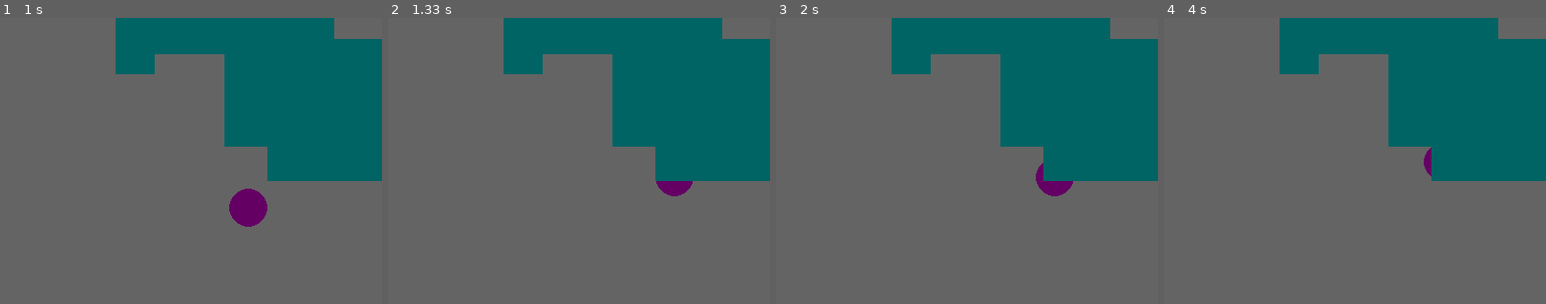
Above: before the commit, frames 1-4 (left to right).
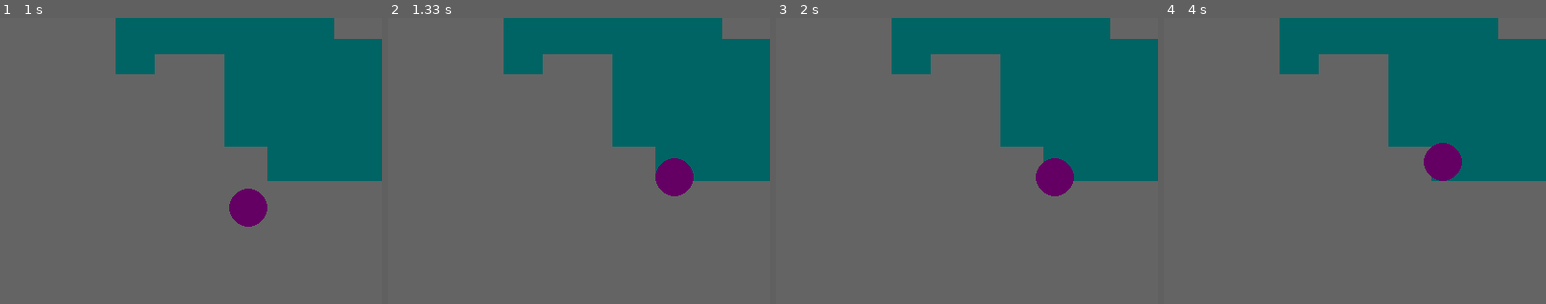
Above: after the commit, the same moments.

Repository: djnyc/pygame-intro
Game: pygame game, started from python-platform.py
Same seed, same stepped clock (60 frames per second), same inputs: the game is played once before the commit and once after it.
Inputs:
- Up to frame 1 (1 s): hold Right 0.33-0.8 s; hold Up from 0.83 s (still down)
- Up to frame 2 (1.33 s): release Up at 1.13 s; hold Right from 1.17 s (still down)
- Up to frame 3 (2 s): release Right at 1.63 s; hold Left from 1.67 s (still down)
- Up to frame 4 (4 s): release Left at 2.2 s; hold Down 2.23-2.53 s; hold Left 2.57-2.97 s; hold Up 3-3.37 s; hold Right from 3.4 s (still down)
The pictures show only the part of the screen within x 32-82%, y 10-60%; the shares and areas given below are measured in that part.

Frame 1 is identical in both runs. In frame 2, 0.6% of the frame differs, in the area x 70-80%, y 49-57%; in frame 3, 0.5%; in frame 4, 0.9%, in the area x 70-78%, y 43-57%.

Commit message:
Player as an object

Diff:
--- a/python-platform.py
+++ b/python-platform.py
@@ -14,13 +14,25 @@
             pygame.draw.rect(screen, (0, 100, 100), pygame.Rect(self.x, self.y, self.w, self.h))
 
 
+class Player:
+    def __init__(self, x, y):
+        self.x, self.y = x, y
+        self.r = 20
+        self.color = (100, 0, 100)
+
+    def draw(self):
+        pygame.draw.circle(screen, self.color, (self.x, self.y), self.r)
+
+    def move(self, dx, dy):
+        self.x += dx
+        self.y += dy
+
+
 pygame.init()
 screen = pygame.display.set_mode((800, 600))
 pygame.display.set_caption("Platform")
 
-player_color = (100, 0, 100)
-player_x, player_y = (400, 300)
-player_radius = 20
+player = Player(400, 300)
 
 blocks = []
 
@@ -34,19 +46,19 @@
     keys = pygame.key.get_pressed()
 
     if keys[pygame.K_UP]:
-        player_y -= 4
+        player.move(0, -4)
     if keys[pygame.K_DOWN]:
-        player_y += 4
+        player.move(0, 4)
     if keys[pygame.K_LEFT]:
-        player_x -= 4
+        player.move(-4, 0)
     if keys[pygame.K_RIGHT]:
-        player_x += 4
+        player.move(4, 0)
 
     screen.fill((100, 100, 100))
-
-    pygame.draw.circle(screen, player_color, (player_x, player_y), player_radius)
 
     for b in blocks:
         b.draw()
 
+    player.draw()
+
     pygame.display.flip()
